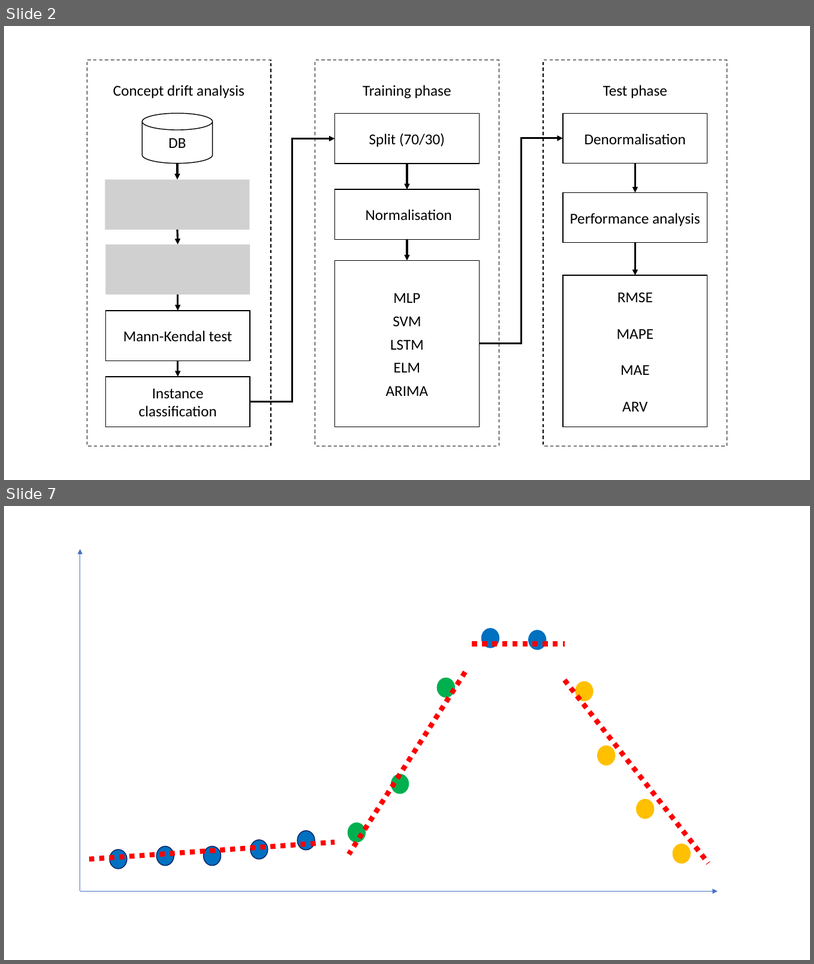
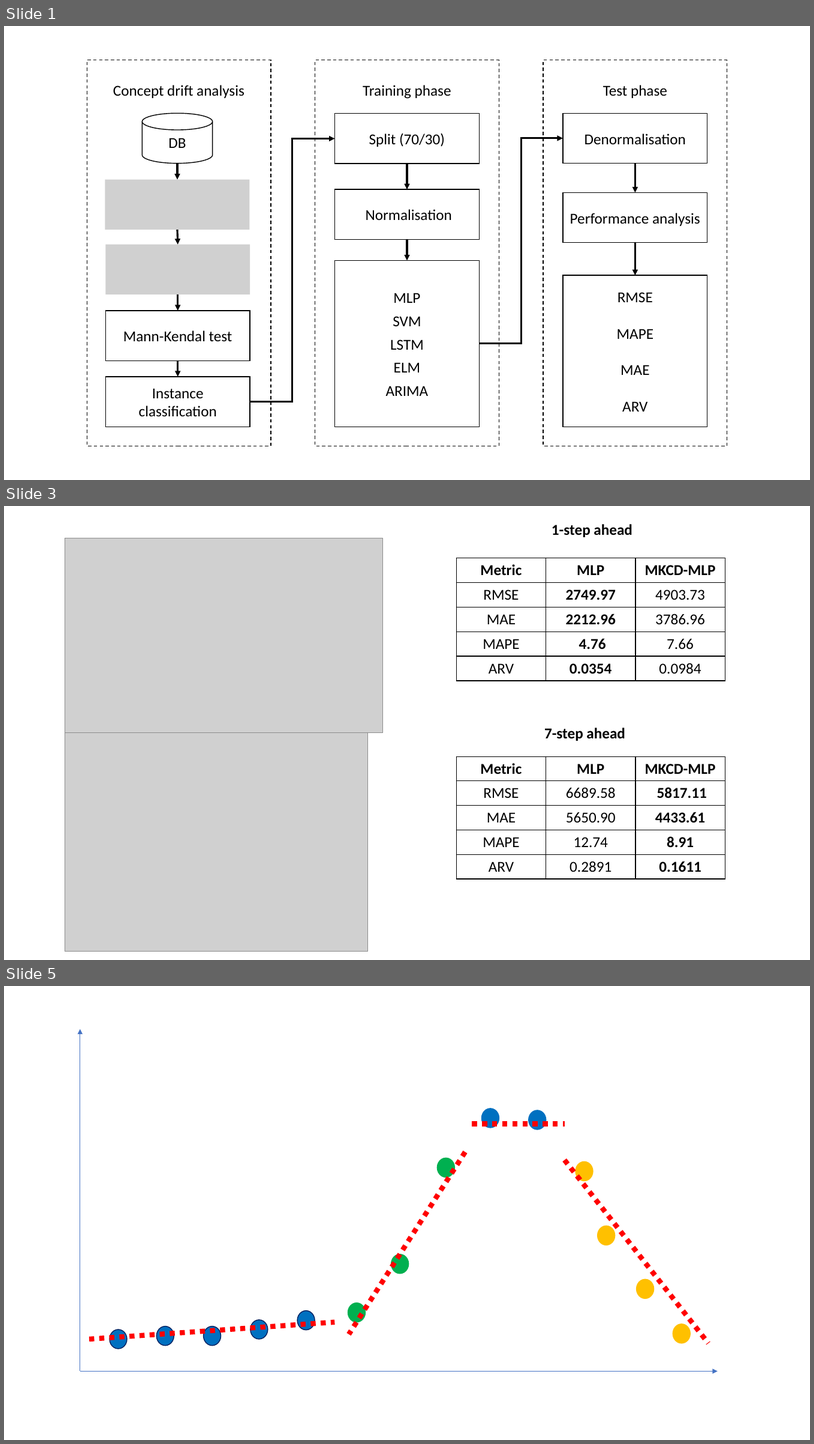
Before and after one commit to jairpaulino/covid-forecasting, a slide deck: General.pptx. Shown one above the other, each under a label of ours: slides 2 and 7 before the commit, slides 1, 3 and 5 after it; the slides between them are not shown. The pictures are 814x964 and 814x1444 pixels, drawn with LibreOffice and Linux fonts; fonts in the diff are those of the drawing; grey boxes stand for pictures. Boxes give left, top, right and bottom in pixels: in the first picture for what was removed or moved away, otherwise in the second. Text is boxed around its words. In the diff, an @@ line names an element or a change of style, - is before the commit and + after.

```diff
--- a/General.pptx
+++ b/General.pptx
@@ slide 3 added at (4,506,810,960), background #FFFFFF @@
@@ picture added at (65,538,383,733) @@
@@ text added at (552,524,633,537), 18 pt, text #000000, bold @@
+1-step ahead
@@ table added at (456,558,725,680), 5 rows, 3 columns @@
+Metric | MLP | MKCD-MLP
+RMSE | 2749.97 | 4903.73
+MAE | 2212.96 | 3786.96
+MAPE | 4.76 | 7.66
+ARV | 0.0354 | 0.0984
@@ picture added at (65,733,368,951) @@
@@ text added at (545,727,626,741), 18 pt, text #000000, bold @@
+7-step ahead
@@ table added at (456,756,725,879), 5 rows, 3 columns @@
+Metric | MLP | MKCD-MLP
+RMSE | 6689.58 | 5817.11
+MAE | 5650.90 | 4433.61
+MAPE | 12.74 | 8.91
+ARV | 0.2891 | 0.1611
@@ what was slide 2 is now slide 1 @@
@@ what was slide 7 is now slide 5 @@
```
Also in this commit, not shown: 1 slide changed, 2 other slides added, 2 slides removed, 6 other files.
